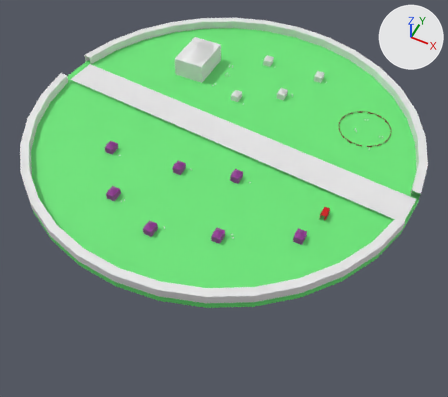
What one commit did to the Blender file docs/gamedesign/village_scene/village_blockout/Village_Blockout.blend.
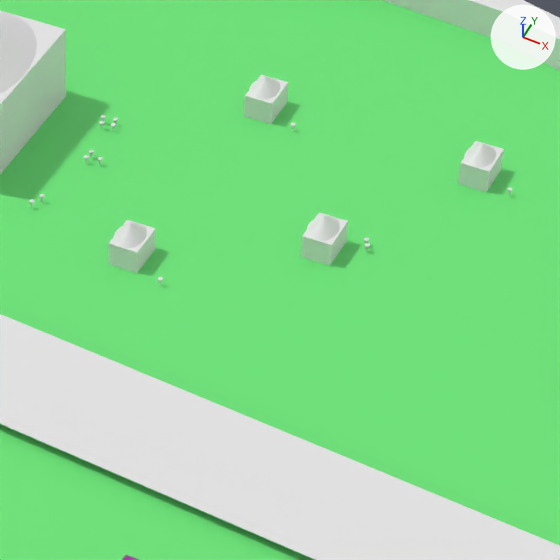
Old and new are each drawn whole from a 50 mm lens placed at (157.0, -314.0, 320.0), pointed at (18.0, -36.0, -28.0) and again close up on the part from 46% to 75% of the width and 9% to 43% of the height. The lights are fixed; the arrows at upper right show +X, +Y and +Z.

The first close-up shows 'Fence', 'House', 'House.001', 'House.002', 'House.003', 'Street', 'Village_Inn', 'Village_Radius', 'Villager.007', 'Villager.014'.
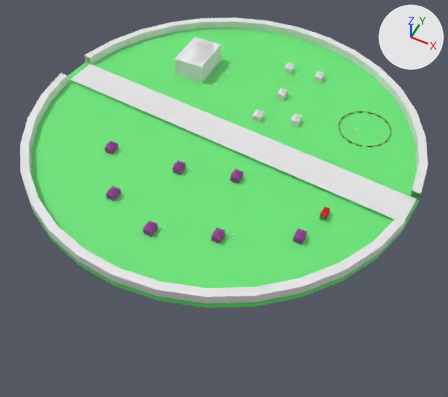
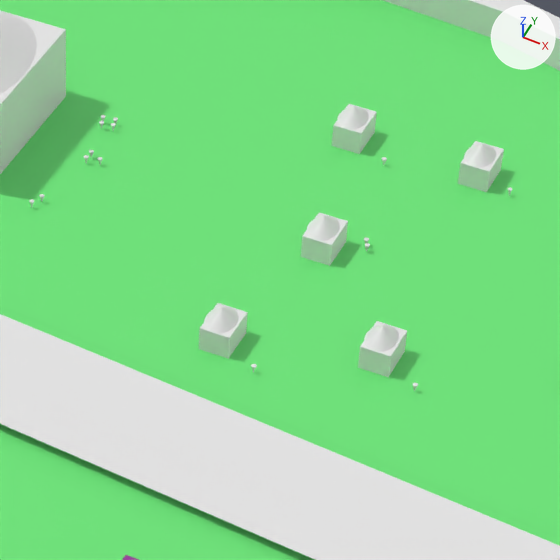
Commit message: docs(gdd): Initial Blockout with Annotation in Markdown
- Minor changes in Blend Blockout
- Two new Screenshots of Blockout

What differs and where, as boxes (x1, y1, x2, y2) in the close-ups (560 x 560 px):
'House', moved
    before: (108, 220, 156, 273)
    after: (358, 321, 407, 377)
'House.002', moved
    before: (244, 75, 288, 124)
    after: (332, 104, 377, 154)
'House.008', added
    after: (199, 303, 248, 359)
'Villager.007', moved
    before: (158, 277, 163, 285)
    after: (413, 383, 418, 391)
'Villager.014', moved
    before: (291, 123, 296, 130)
    after: (382, 157, 387, 165)

What the commit changed:
Object 'House' (ob_house) moves from (-9.9, 43.1, 2.5) to (43.8, 37.0, 2.5).
Object 'House.002' (ob_house_002) moves from (-6.1, 97.3, 2.5) to (13.6, 96.1, 2.5).
Object 'Villager.007' (ob_villager_007) moves from (-1.4, 37.8, 0.8) to (52.5, 31.5, 0.8).
Object 'Villager.014' (ob_villager_014) moves from (1.8, 93.1, 0.8) to (22.4, 90.7, 0.8).
Object 'House.008' (ob_house_008) is new; it shows a copy of the mesh of ob_house_003.
Its location is (15.6, 28.6, 2.5).
Its scale is (3.0, 4.0, 2.5).
